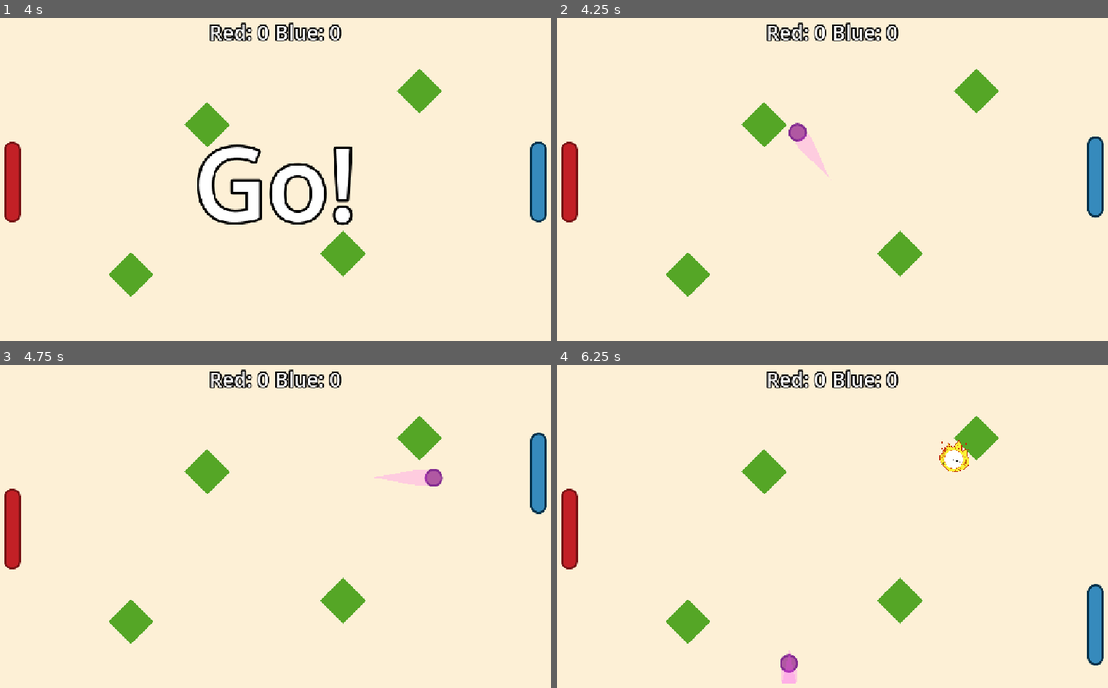
Above: before the commit, frames 1-4 (two rows, left to right).
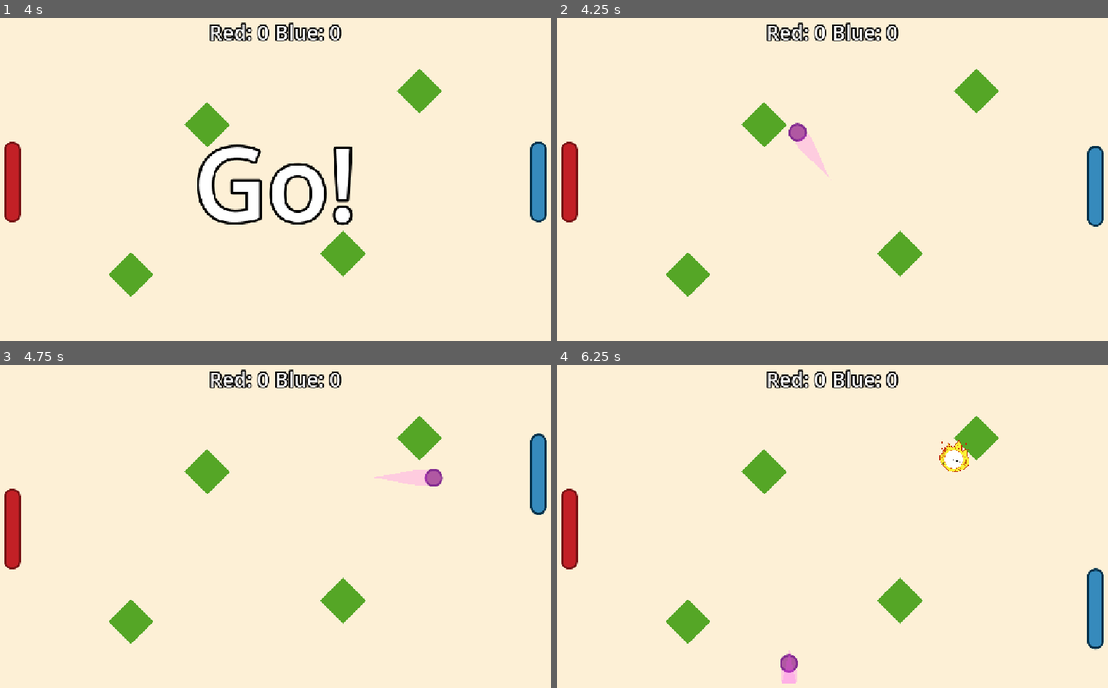
Above: after the commit, the same moments.

Repository: henrl/ObstaclePong
Game: Godot game, scene res://Scenes/main_menu.tscn
The game is run twice, just before and just after one commit, with the same random seed, the same clock (stepped at 60 frames per second) and the same inputs.
Inputs (mouse positions are in pixels of both pictures, inside the frame that each line leads up to):
- Up to frame 1 (4 s): click "1 Player (CPU)" at 0.5 s; tap Enter at 1.25, 3.5 s; move the mouse to (402, 166) at 1.27 s; tap Space at 2 s; move the mouse to (159, 198) at 2.02 s; move the mouse to (336, 108) at 2.77 s; move the mouse to (247, 247) at 3.52 s
- Up to frame 2 (4.25 s): no input
- Up to frame 3 (4.75 s): move the mouse to (451, 578) at 4.27 s
- Up to frame 4 (6.25 s): move the mouse to (656, 478) at 5.02 s; move the mouse to (860, 529) at 5.77 s

Frame 1 is identical in both runs. In frame 2, 0.2% of the frame differs, in the area x 96-100%, y 36-65%; in frame 3, less than 0.1%; in frame 4, 0.4%, in the area x 96-100%, y 62-94%.

Commit message:
Add smoothing function to make cpu less jittery

Diff:
--- a/Scripts/paddle_cpu.gd
+++ b/Scripts/paddle_cpu.gd
@@ -14,9 +14,9 @@
 		return
 	var error_margin = randf_range(-100, 100)
 	if (destination.y > global_position.y + error_margin):
-		global_position.y += speed
+		global_position.y = lerp(global_position.y, global_position.y + speed, 5 *speed * delta)
 	elif (destination.y < global_position.y + error_margin):
-		global_position.y -= speed
+		global_position.y = lerp(global_position.y, global_position.y - speed, 5 * speed * delta)
 	global_position.y = clamp(global_position.y, 80, get_viewport_rect().size.y -80)
 
 func reset():
